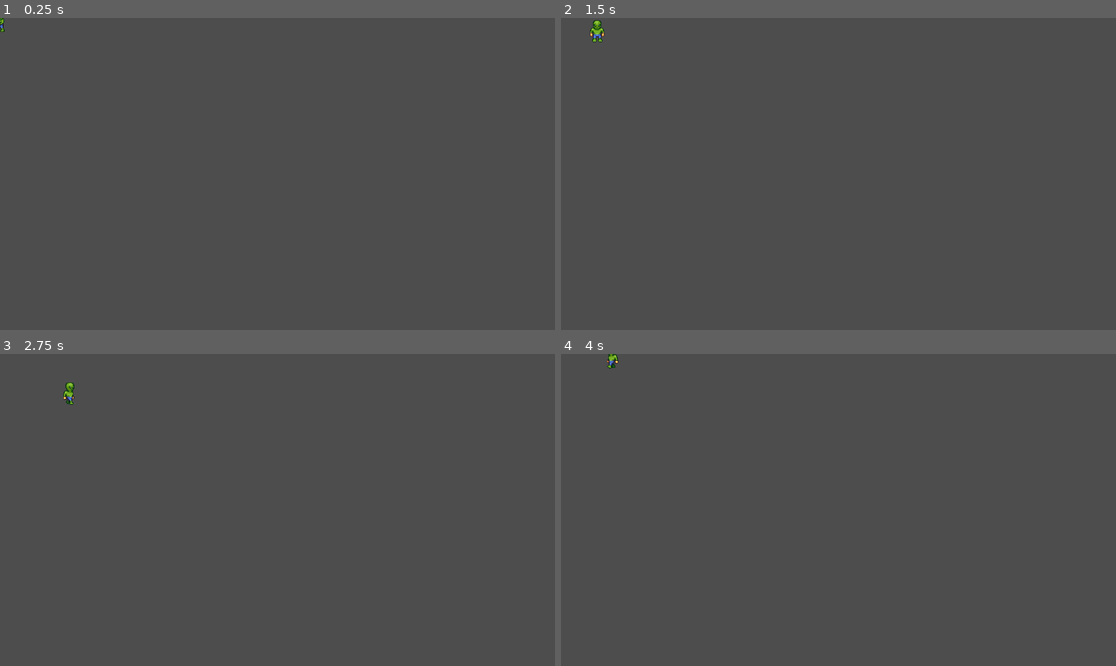
Above: before the commit, frames 1-4 (two rows, left to right).
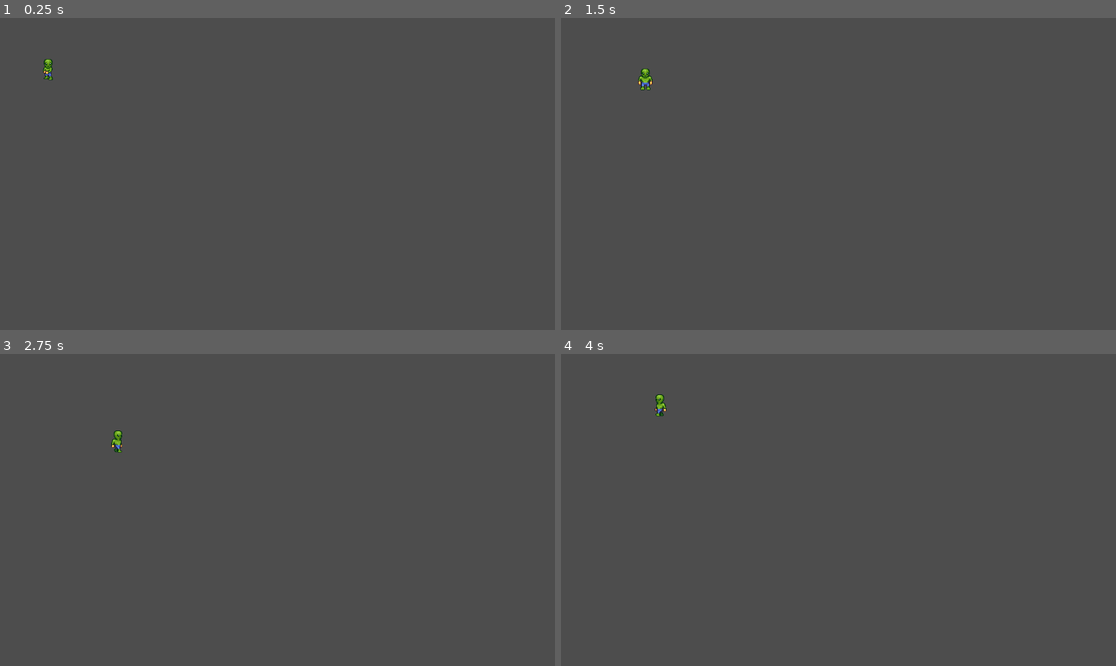
Above: after the commit, the same moments.

Repository: skspade/ngpfarm
Game: Godot game, scene res://node_2d.tscn
The game is run twice, just before and just after one commit, with the same random seed, the same clock (stepped at 60 frames per second) and the same inputs.
Inputs:
- Up to frame 1 (0.25 s): no input
- Up to frame 2 (1.5 s): tap Enter at 0.5 s; hold Right (ui_right) 0.53-1.28 s; hold Down (ui_down) from 1.28 s (still down)
- Up to frame 3 (2.75 s): release Down (ui_down) at 2.03 s; hold Right (ui_right) from 2.03 s (still down)
- Up to frame 4 (4 s): release Right (ui_right) at 2.78 s; hold Up (ui_up) 2.78-3.53 s; hold Left (ui_left) from 3.53 s (still down)

The runs differ from the first frame. In frame 1, 0.1% of the frame differs, in the area x 0-10%, y 0-21%; in frame 2, 0.3%, in the area x 5-17%, y 0-24%; in frame 3, 0.2%; in frame 4, 0.2%.

Commit message:
Update player position and refine animation handling for idle and walking states

Diff:
--- a/node_2d.tscn
+++ b/node_2d.tscn
@@ -5,4 +5,4 @@
 [node name="Node2D" type="Node2D"]
 
 [node name="Player" parent="." instance=ExtResource("1_phird")]
-position = Vector2(0, 0)
+position = Vector2(100, 100)
--- a/scripts/player/player.gd
+++ b/scripts/player/player.gd
@@ -34,10 +34,14 @@
 	update_animation(input_vector)
 
 func update_animation(input_vector):
-	var animation_prefix = "idle_" if input_vector == Vector2.ZERO else "walk_"
-	var direction = getInputVectorName(last_direction)
-	if direction != "":
-		sprite.play(animation_prefix + direction)
+	if input_vector == Vector2.ZERO:
+		# Use last_direction for idle animation
+		var direction = getInputVectorName(last_direction)
+		sprite.play("idle_" + direction)
+	else:
+		# Use current input_vector for walk animation
+		var direction = getInputVectorName(input_vector)
+		sprite.play("walk_" + direction)
 
 func getInputVectorName(input_vector):
 	# Handle diagonal movement by using the stronger axis
